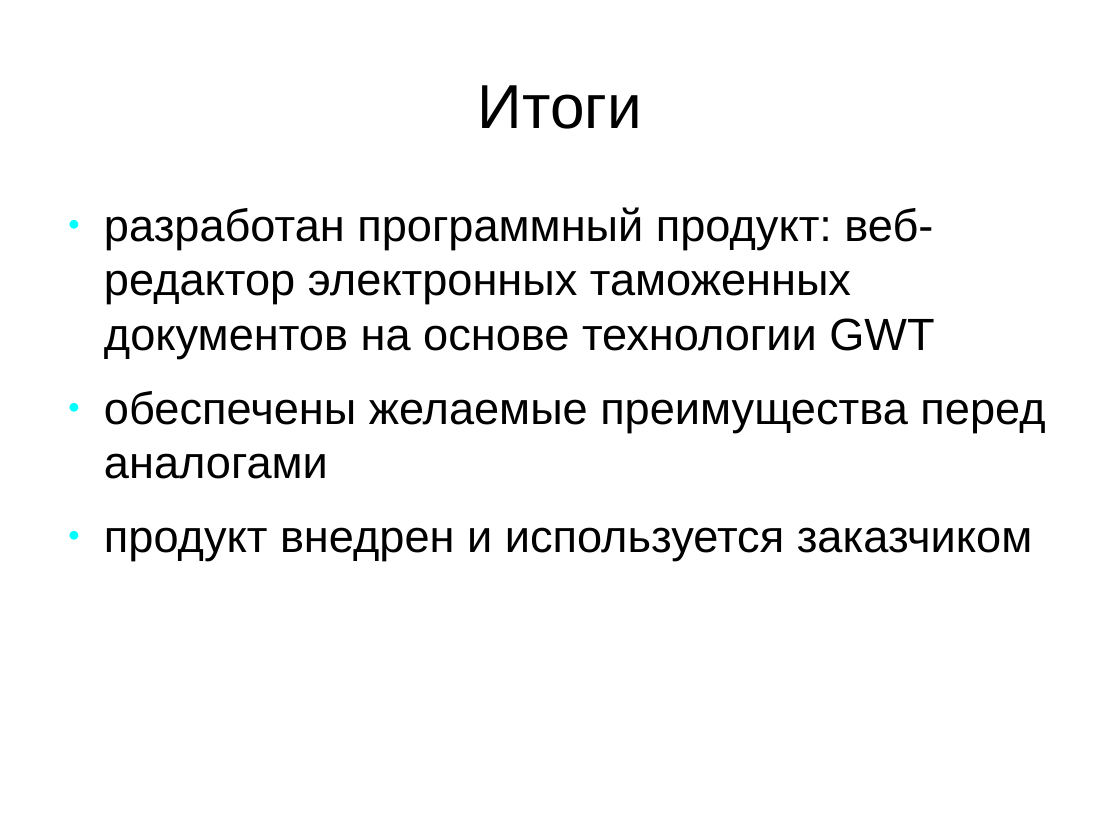
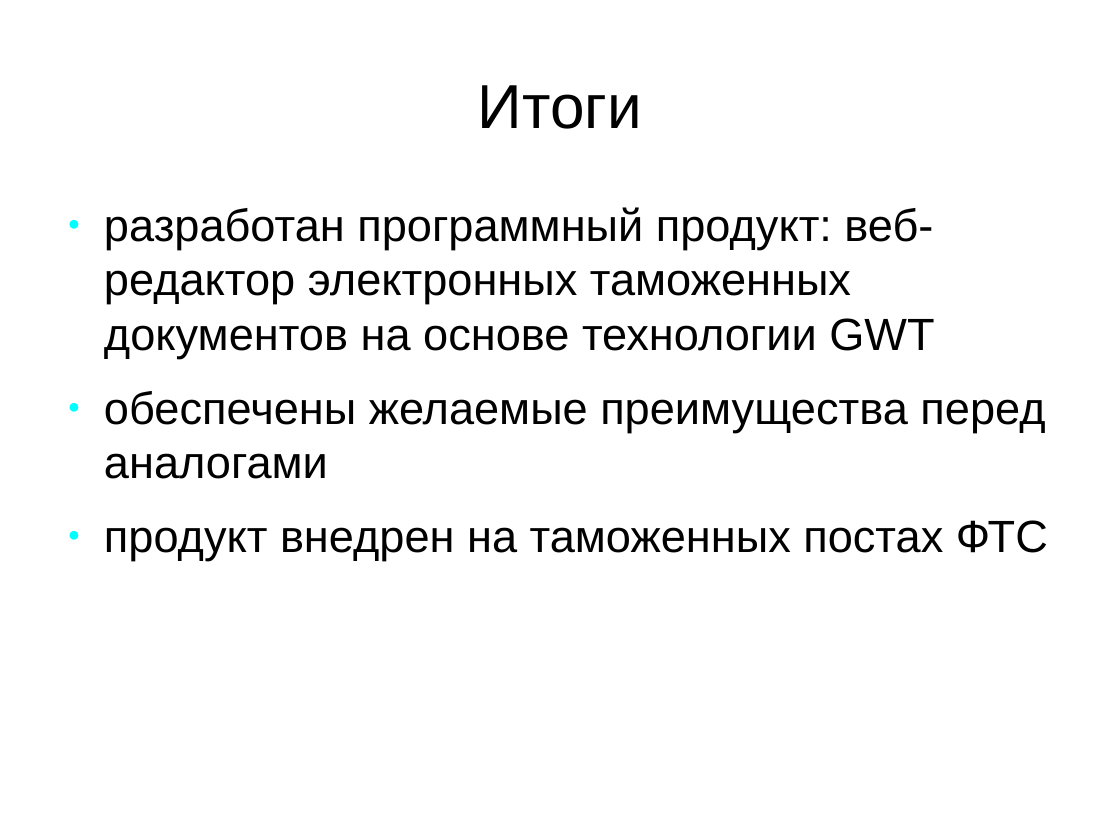
Before and after one commit to aeremenok/a-team-777, a slide deck: slide 15 of diploma/eav/diploma/demo.odp. Drawn at 1120x840 pixels with LibreOffice and Linux fonts; fonts in the diff are those of the drawing. Boxes give left, top, right and bottom in pixels: in the first picture for what was removed or moved away, otherwise in the second. Text is boxed around its words. In the diff, an @@ line names an element or a change of style, - is before the commit and + after.

```diff
--- a/diploma/eav/diploma/demo.odp
+++ b/diploma/eav/diploma/demo.odp
@@ text at (104, 520, 1048, 561): text changed @@
-● продукт внедрен и используется заказчиком
+● продукт внедрен на таможенных постах ФТС
```
Also in this commit, not shown: 4 other slides changed.
